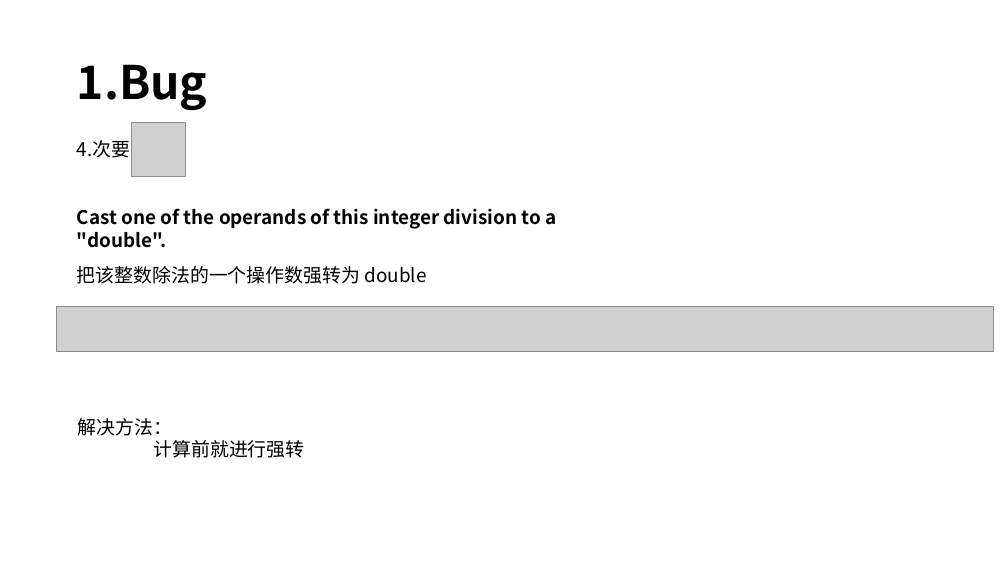
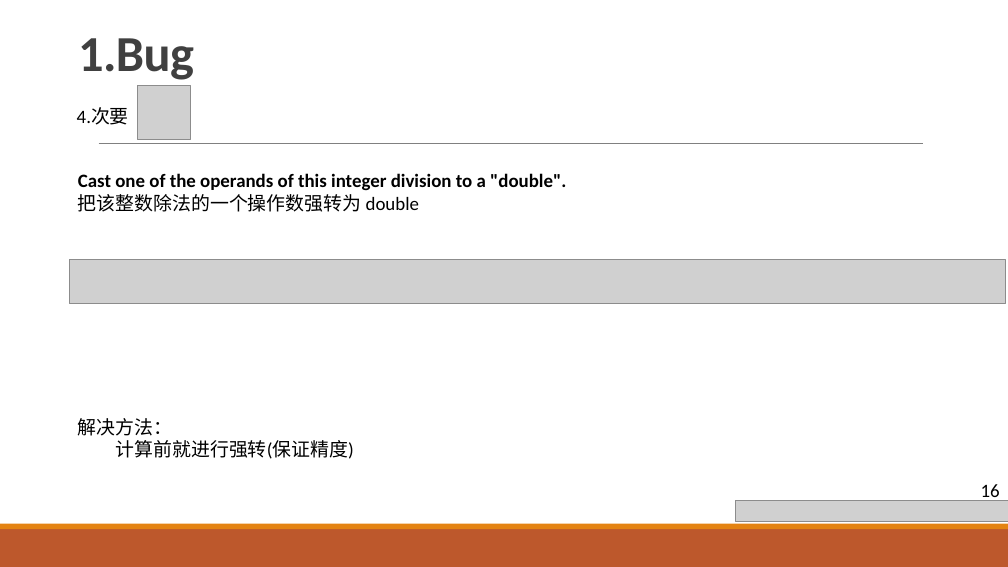
Before and after one commit to yuanbaojian/personMultipleProject, a slide deck: slide 18 of src/main/resources/File/sonarQube扫描问题.pptx. Drawn at 1008x567 pixels with LibreOffice and Linux fonts; fonts in the diff are those of the drawing; grey boxes stand for pictures. Boxes give left, top, right and bottom in pixels: in the first picture for what was removed or moved away, otherwise in the second. Text is boxed around its words. In the diff, an @@ line names an element or a change of style, - is before the commit and + after.

```diff
--- a/src/main/resources/File/sonarQube扫描问题.pptx
+++ b/src/main/resources/File/sonarQube扫描问题.pptx
@@ title "1.Bug": place and size @@
-title "1.Bug" at bbox=[77, 64, 208, 111]
+title "1.Bug" at bbox=[78, 38, 194, 80]
@@ title "1.Bug" at bbox=[78, 38, 194, 80]: size 44 to 48 pt, font Noto Sans CJK SC to Calibri, text colour #000000 to #404040, letter spacing 0 to -0.5 pt; line spacing 0.9 to 0.85; vertical alignment middle to bottom @@
@@ picture added at bbox=[138, 85, 191, 139] @@
@@ text "4.次要": place and size @@
-text "4.次要" at bbox=[77, 140, 131, 158]
+text "4.次要" at bbox=[77, 107, 129, 125]
@@ text "4.次要" at bbox=[77, 107, 129, 125]: font Noto Sans CJK SC to Calibri @@
@@ line added from (99, 144) to (923, 144), #808080 0.5 pt @@
@@ picture removed at bbox=[132, 123, 185, 176] @@
@@ text "Cast one of the operands ...": place and size @@
-text "Cast one of the operands ..." at bbox=[77, 208, 556, 229]
+text "Cast one of the operands ..." at bbox=[78, 173, 566, 212]
@@ text at bbox=[78, 173, 566, 191]: font Noto Sans CJK SC to Calibri in "Cast one of the operands of this ..." @@
@@ text at bbox=[78, 194, 419, 212]: paragraph added @@
+把该整数除法的一个操作数强转为 double
@@ picture: place and size @@
-picture at bbox=[57, 306, 993, 351]
+picture at bbox=[70, 259, 1006, 304]
@@ text removed at bbox=[77, 266, 426, 284] @@
-把该整数除法的一个操作数强转为 double
@@ text at bbox=[116, 440, 354, 459]: text changed; font Noto Sans CJK SC to Calibri @@
-计算前就进行强转
+计算前就进行强转(保证精度)
@@ picture added at bbox=[736, 501, 1008, 522] @@
@@ text added at bbox=[981, 484, 1000, 503], 18 pt, text #000000 @@
+16
@@ rectangle added at bbox=[0, 529, 1008, 567], fill #BD582C @@
@@ rectangle added at bbox=[0, 524, 1008, 529], fill #E48312 @@
```
Also in this commit, not shown: 19 other slides changed, 4 slides added, 1 slide removed.
